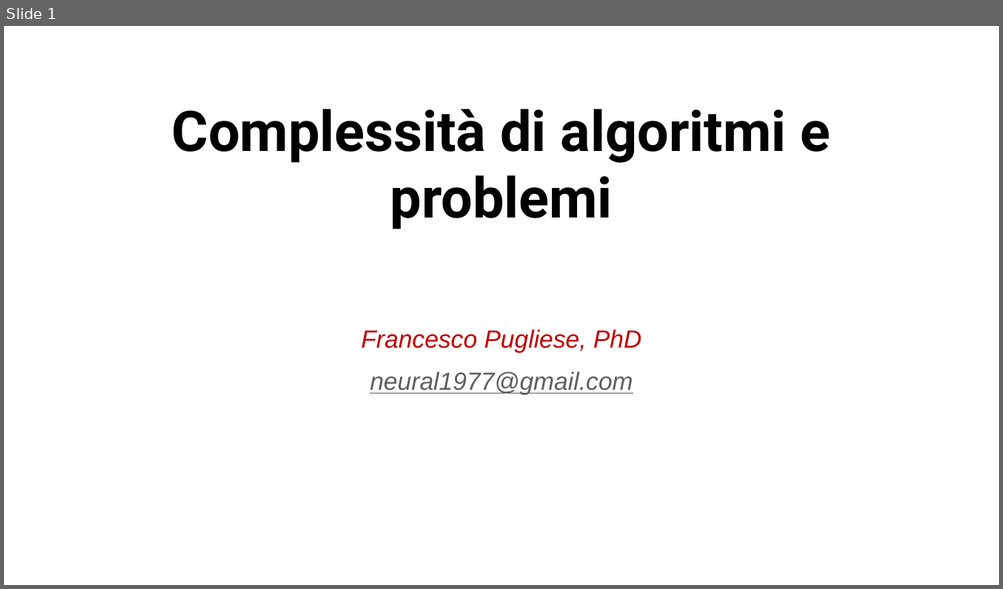
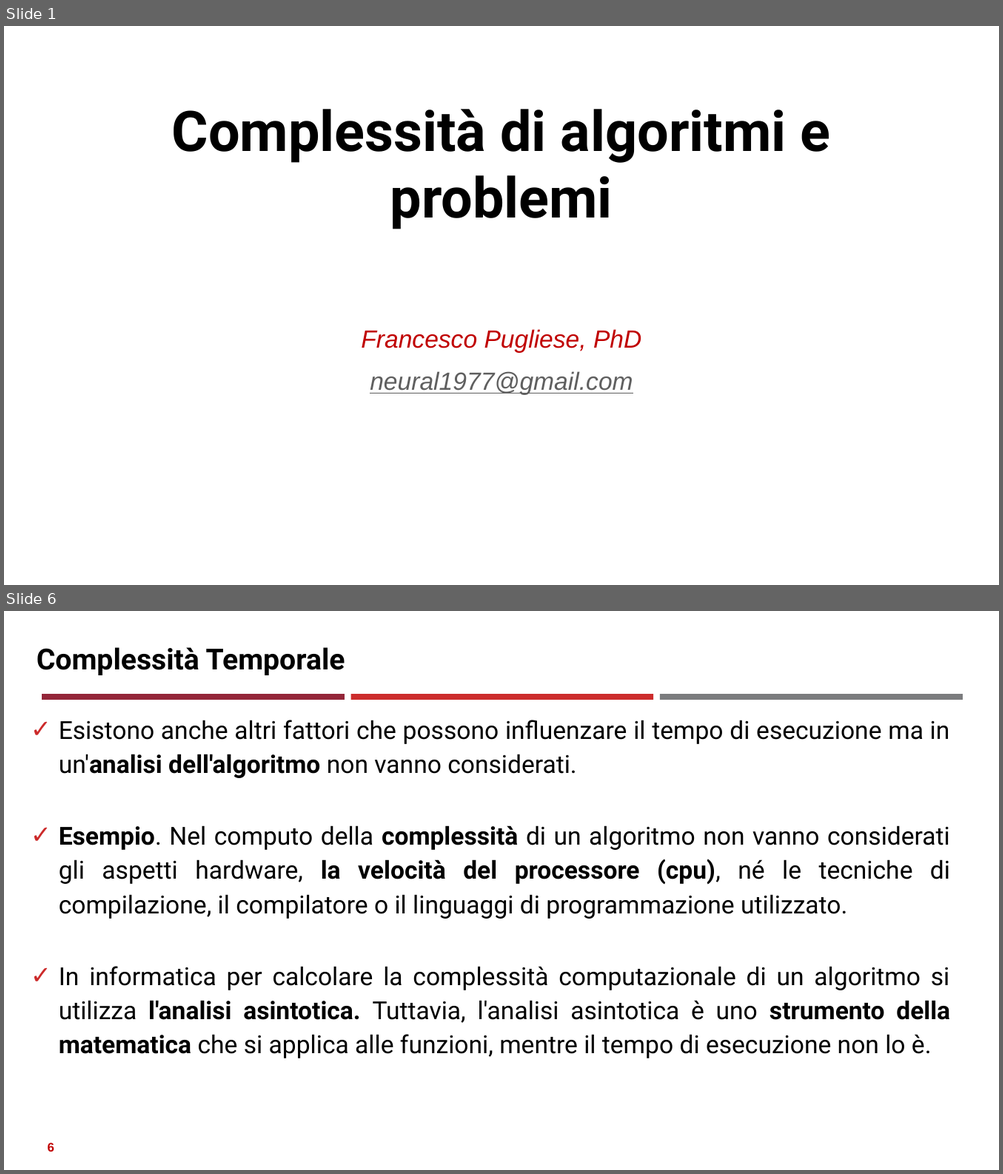
Before and after one commit to neural1977/data_science_interview_material, a slide deck: Assicurazioni/Complessità di algoritmi e problemi.pptx. Shown one above the other, each under a label of ours: slide 1 before the commit, slides 1 and 6 after it; the slides between them are not shown. The pictures are 1003x589 and 1003x1174 pixels, drawn with LibreOffice and Linux fonts; fonts in the diff are those of the drawing. Boxes give left, top, right and bottom in pixels: in the first picture for what was removed or moved away, otherwise in the second. Text is boxed around its words. In the diff, an @@ line names an element or a change of style, - is before the commit and + after.

```diff
--- a/Assicurazioni/Complessità di algoritmi e problemi.pptx
+++ b/Assicurazioni/Complessità di algoritmi e problemi.pptx
@@ slide 6 added at (4, 611, 999, 1170), background #FFFFFF @@
@@ title added at (37, 647, 345, 675), 28 pt, text #000000, bold @@
+Complessità Temporale
@@ rectangle added at (42, 694, 345, 700), fill #942639 @@
@@ rectangle added at (351, 694, 653, 700), fill #CC2A2A @@
@@ rectangle added at (660, 694, 963, 700), fill #7B7C7E @@
@@ text added at (59, 720, 950, 1059), 24 pt, text #000000 @@
+✓ Esistono anche altri fattori che possono influenzare il tempo di esecuzione ma in un'analisi dell'algoritmo non vanno considerati.
+✓ Esempio. Nel computo della complessità di un algoritmo non vanno considerati gli aspetti hardware, la velocità del processore (cpu), né le tecniche di compilazione, il compilatore o il linguaggi di programmazione utilizzato.
+✓ In informatica per calcolare la complessità computazionale di un algoritmo si utilizza l'analisi asintotica. Tuttavia, l'analisi asintotica è uno strumento della matematica che si applica alle funzioni, mentre il tempo di esecuzione non lo è.
@@ page number added at (48, 1143, 54, 1152), 12 pt, text #C00000, bold @@
+6
```
Also in this commit, not shown: 5 slides changed, 12 other slides added, 1 other file.
